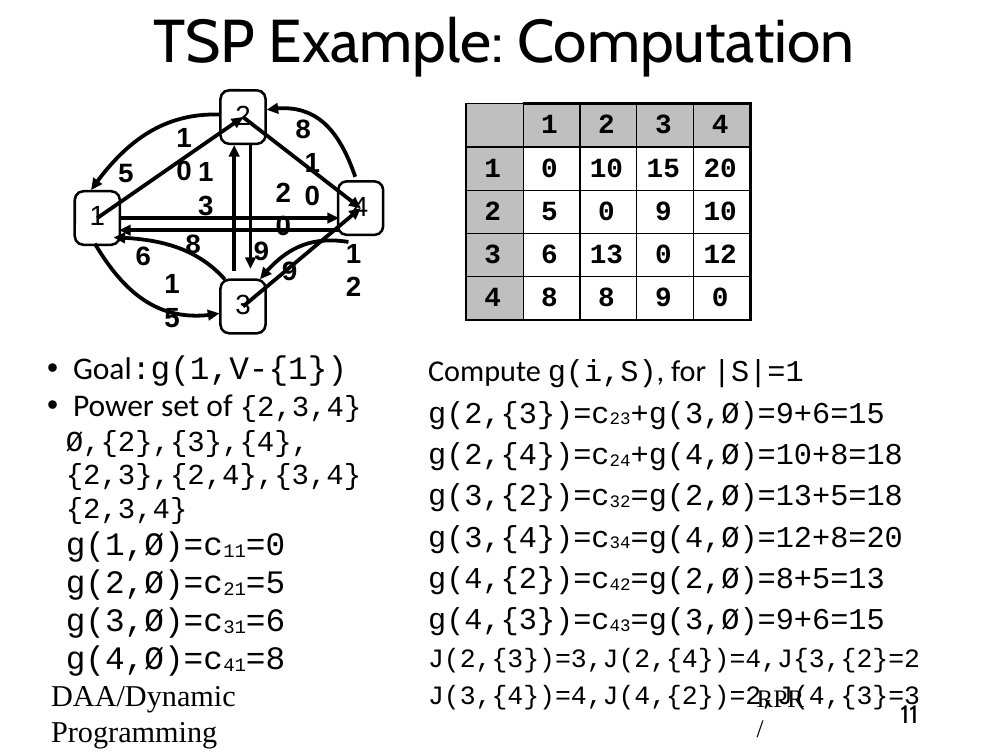
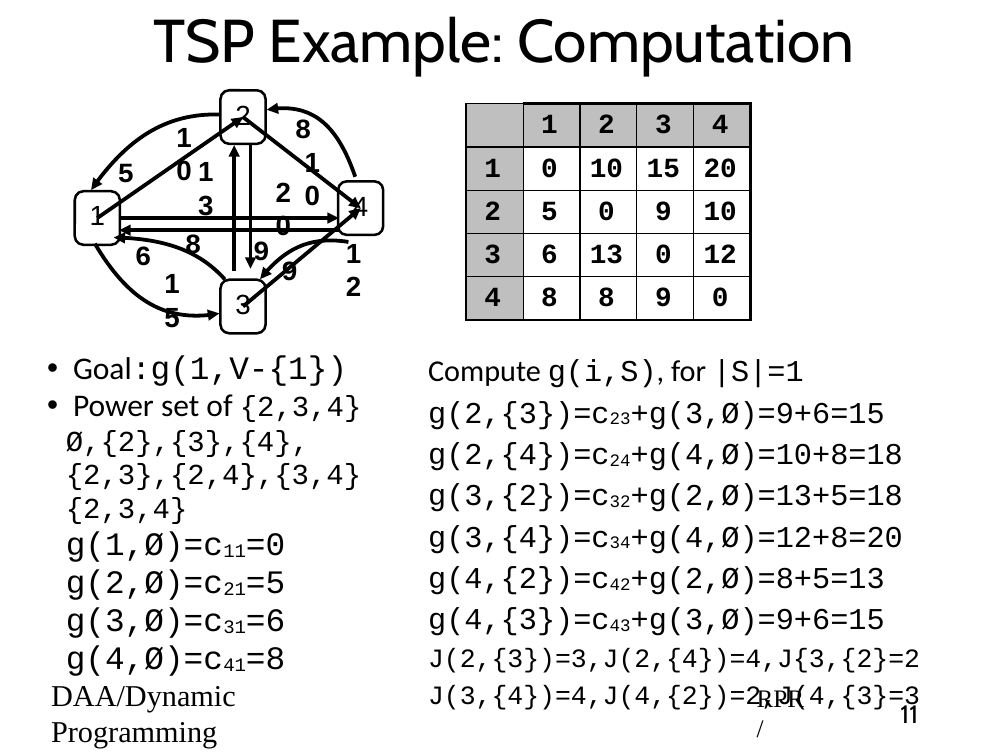
Before and after one commit to rprustagi/2019-17CS43-DAA, a slide deck: slide 11 of Slides-RPR/2019-H1-DAA-L37-DynProg-Travelling-Salesman-Problem.pptx. Drawn at 1008x756 pixels with LibreOffice and Linux fonts; fonts in the diff are those of the drawing. Boxes give left, top, right and bottom in pixels: in the first picture for what was removed or moved away, otherwise in the second. Text is boxed around its words. In the diff, an @@ line names an element or a change of style, - is before the commit and + after.

Commit message:
correction typo error on slide 11

```diff
--- a/Slides-RPR/2019-H1-DAA-L37-DynProg-Travelling-Salesman-Problem.pptx
+++ b/Slides-RPR/2019-H1-DAA-L37-DynProg-Travelling-Salesman-Problem.pptx
@@ text at (x1=428, y1=484, x2=903, y2=636): text changed @@
-  g(3,{2})=c32=g(2,Ø)=13+5=18
-  g(3,{4})=c34=g(4,Ø)=12+8=20
-  g(4,{2})=c42=g(2,Ø)=8+5=13
-  g(4,{3})=c43=g(3,Ø)=9+6=15
+  g(3,{2})=c32+g(2,Ø)=13+5=18
+  g(3,{4})=c34+g(4,Ø)=12+8=20
+  g(4,{2})=c42+g(2,Ø)=8+5=13
+  g(4,{3})=c43+g(3,Ø)=9+6=15
```
Also in this commit, not shown: 1 other slide changed, 2 other files.
